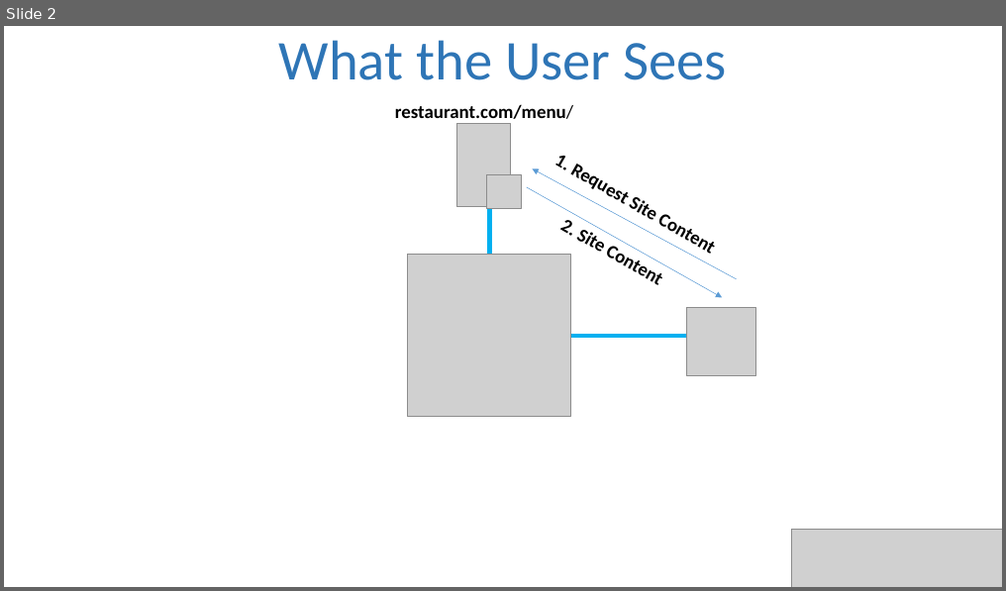
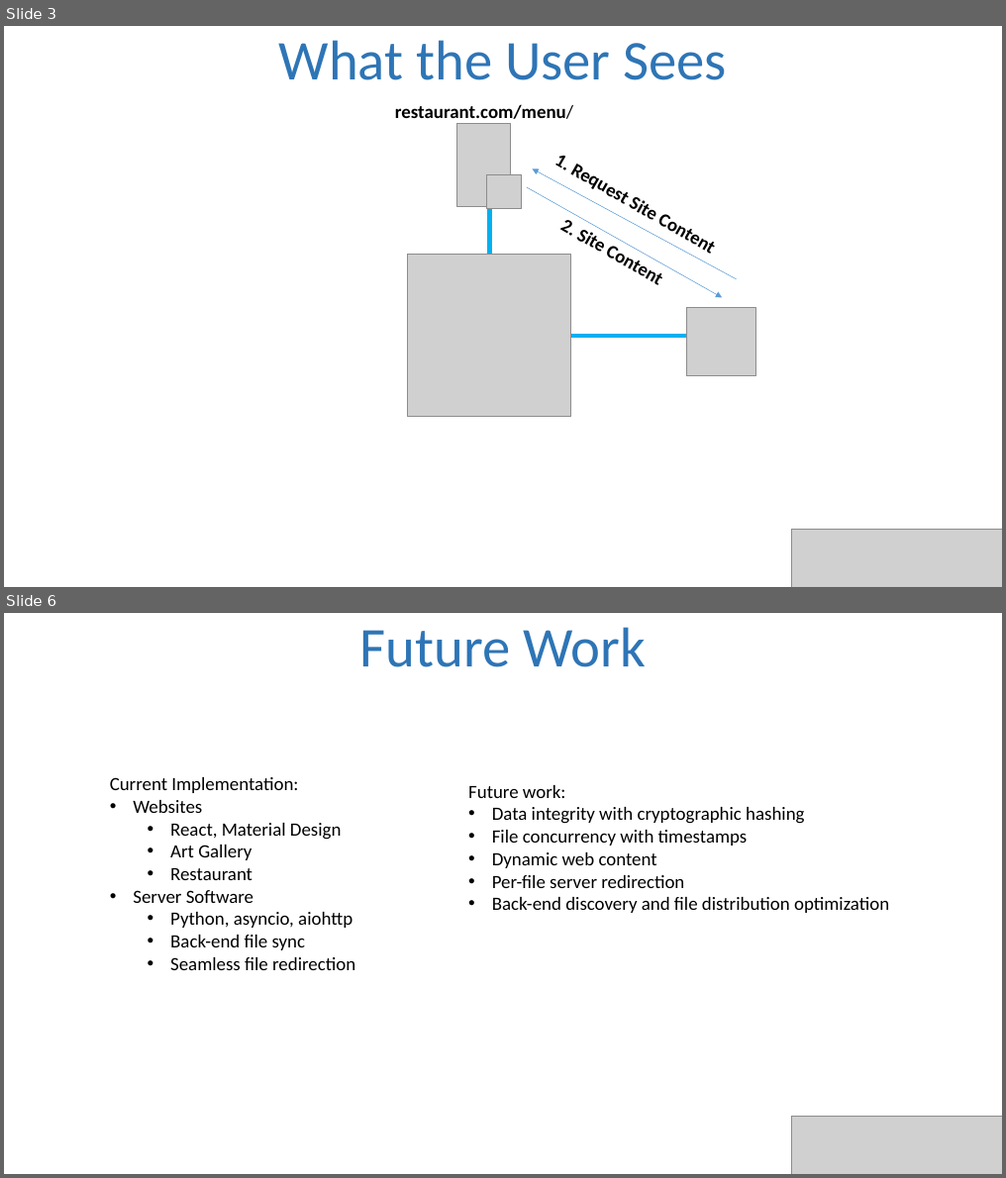
Before and after one commit to gregjhansell97/DuckWeb, a slide deck: presentation.pptx. Shown one above the other, each under a label of ours: slide 2 before the commit, slides 3 and 6 after it; the slides between them are not shown. The pictures are 1006x591 and 1006x1178 pixels, drawn with LibreOffice and Linux fonts; fonts in the diff are those of the drawing; grey boxes stand for pictures. Boxes give left, top, right and bottom in pixels: in the first picture for what was removed or moved away, otherwise in the second. Text is boxed around its words. In the diff, an @@ line names an element or a change of style, - is before the commit and + after.

```diff
--- a/presentation.pptx
+++ b/presentation.pptx
@@ slide 6 added at <box>4,613,1002,1174</box>, background #FFFFFF @@
@@ text added at <box>360,627,645,667</box>, 54 pt, text #2E75B6 @@
+Future Work
@@ text added at <box>110,777,355,970</box>, 18 pt, text #000000 @@
+Current Implementation:
+• Websites
+  • React, Material Design
+  • Art Gallery
+  • Restaurant
+• Server Software
+  • Python, asyncio, aiohttp
+  • Back-end file sync
+  • Seamless file redirection
@@ text added at <box>468,785,889,913</box>, 18 pt, text #000000 @@
+Future work:
+• Data integrity with cryptographic hashing
+• File concurrency with timestamps
+• Dynamic web content
+• Per-file server redirection
+• Back-end discovery and file distribution optimization
@@ picture added at <box>792,1117,1002,1174</box> @@
@@ what was slide 2 is now slide 3 @@
```
Also in this commit, not shown: 1 slide changed, 2 other slides added.
